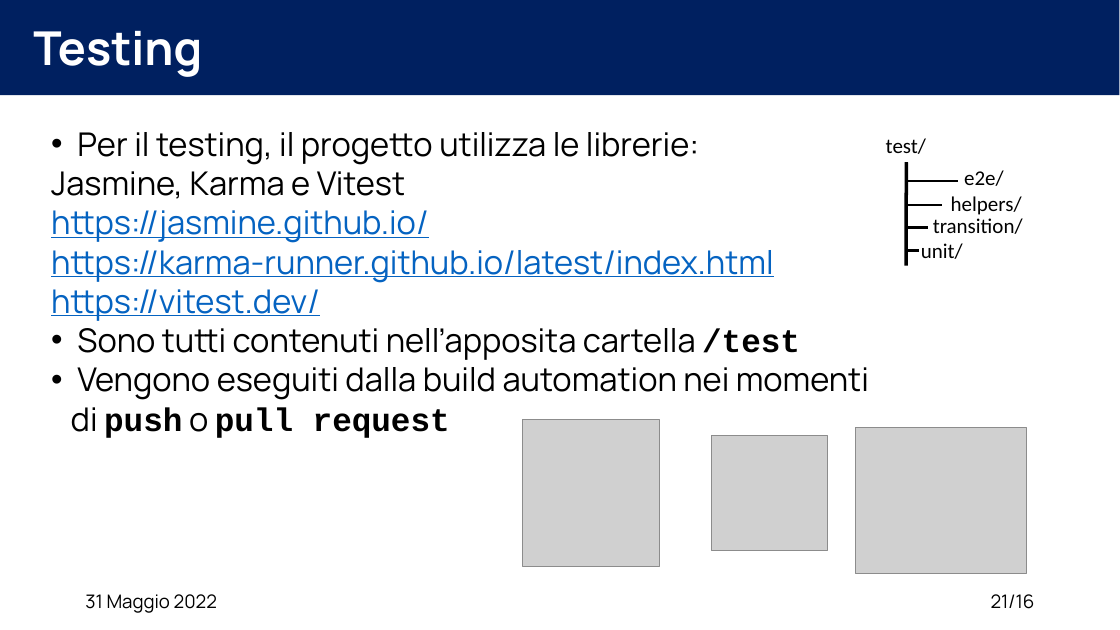
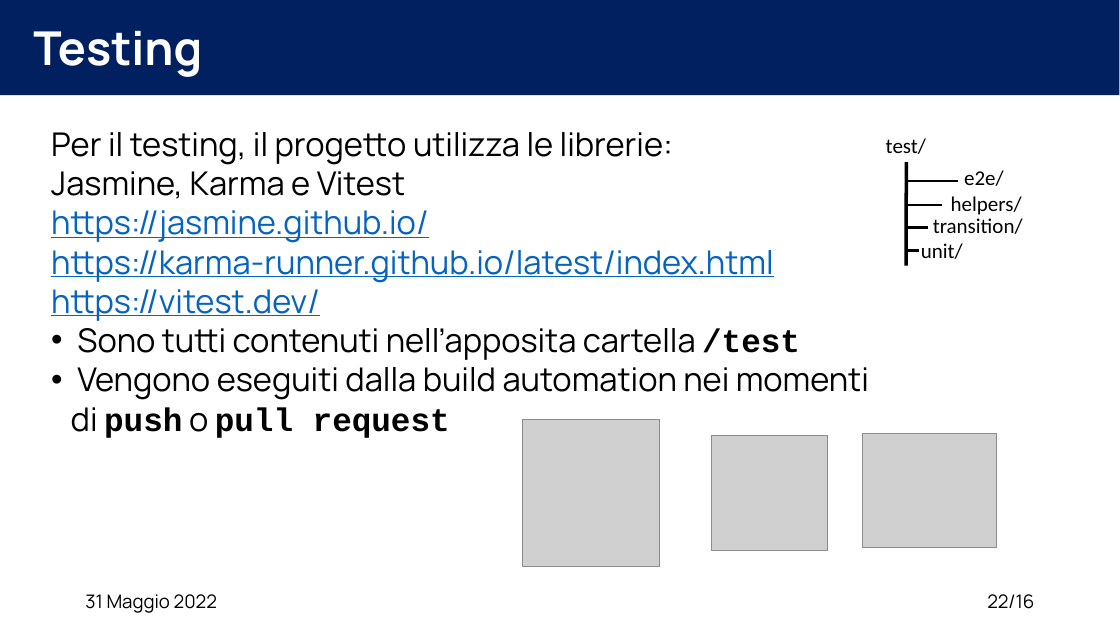
Before and after one commit to XidaZ3/MTSSAssignment3, a slide deck: slide 22 of MTSSAssignment3.pptx (slide 21 before the commit). Drawn at 1120x630 pixels with LibreOffice and Linux fonts; fonts in the diff are those of the drawing; grey boxes stand for pictures. Boxes give left, top, right and bottom in pixels: in the first picture for what was removed or moved away, otherwise in the second. Text is boxed around its words. In the diff, an @@ line names an element or a change of style, - is before the commit and + after.

```diff
--- a/MTSSAssignment3.pptx
+++ b/MTSSAssignment3.pptx
@@ text at <box>51,132,673,165</box>: bullet • to none @@
@@ picture: place and size @@
-picture at <box>855,428,1027,573</box>
+picture at <box>863,434,997,548</box>
@@ page number at <box>987,594,1034,609</box>: text changed @@
-21/16
+22/16
```
Also in this commit, not shown: 12 other slides changed, 1 slide added, 4 other files.
